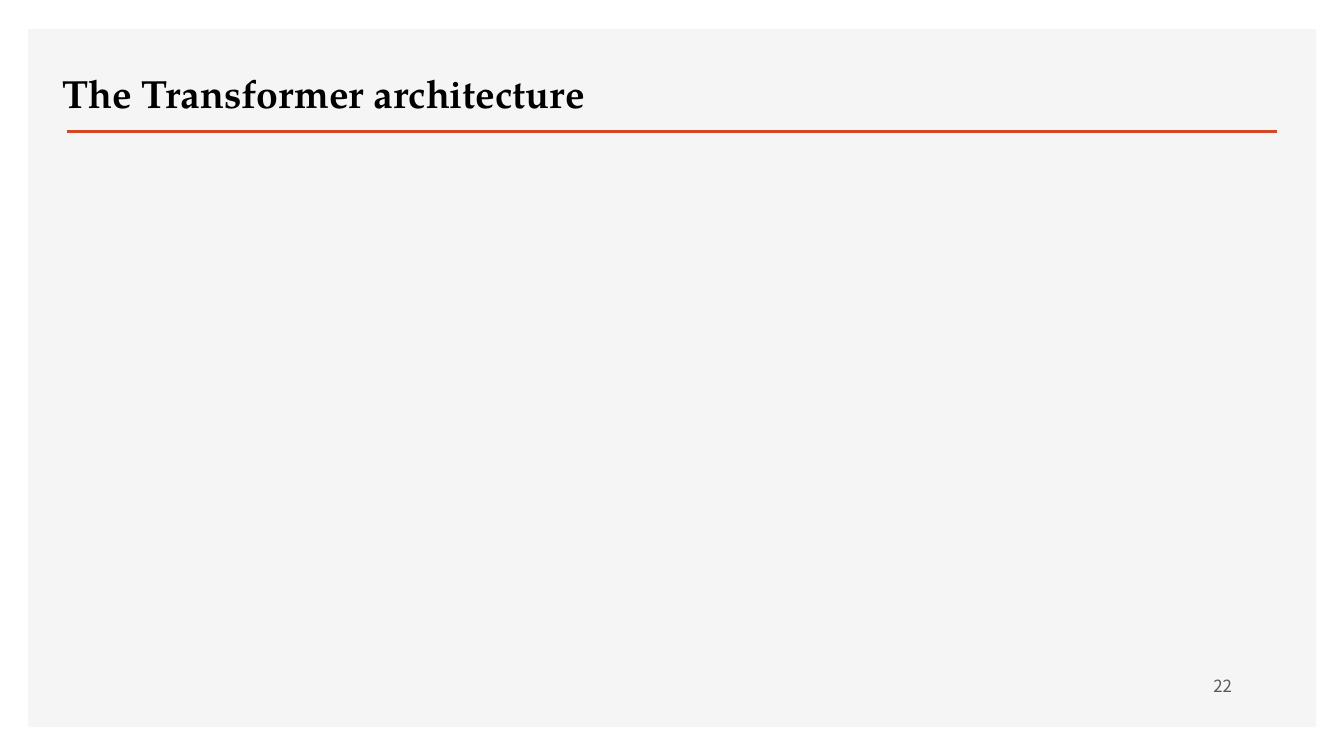
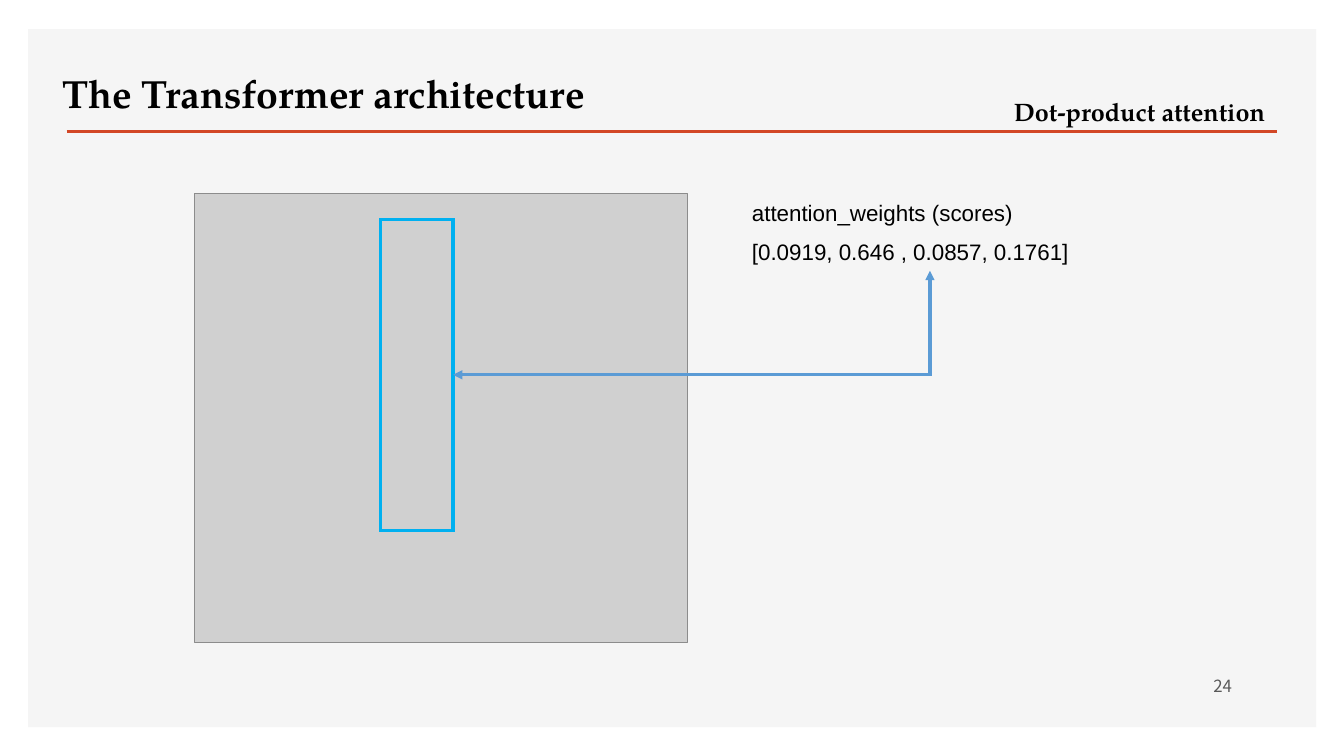
Before and after one commit to ancestor9/2026_Fall_Deep-Learning-with-Python, a slide deck: slide 24 of Chapter 15 Language models and the Transformer.pptx (slide 22 before the commit). Drawn at 1344x756 pixels with LibreOffice and Linux fonts; fonts in the diff are those of the drawing; grey boxes stand for pictures; background and template pictures are left out. Boxes give left, top, right and bottom in pixels: in the first picture for what was removed or moved away, otherwise in the second. Text is boxed around its words. In the diff, an @@ line names an element or a change of style, - is before the commit and + after.

```diff
--- a/Chapter 15 Language models and the Transformer.pptx
+++ b/Chapter 15 Language models and the Transformer.pptx
@@ text added at [1014, 103, 1265, 131], 18 pt, text #000000, bold @@
+Dot-product attention
@@ picture added at [195, 194, 688, 642] @@
@@ text added at [752, 204, 1013, 226], 16 pt, text #000000 @@
+attention_weights (scores)
@@ rectangle added at [381, 219, 454, 530], outline #00B0F0 2.25 pt @@
@@ text added at [752, 243, 1069, 265], 16 pt, text #000000 @@
+[0.0919, 0.646 , 0.0857, 0.1761]
@@ elbow double arrow added from (453, 375) to (931, 271), #5B9BD5 2.25 pt @@
@@ page number at [1213, 679, 1232, 692]: text changed @@
-22
+24
```
Also in this commit, not shown: 5 other slides changed, 2 slides added.
